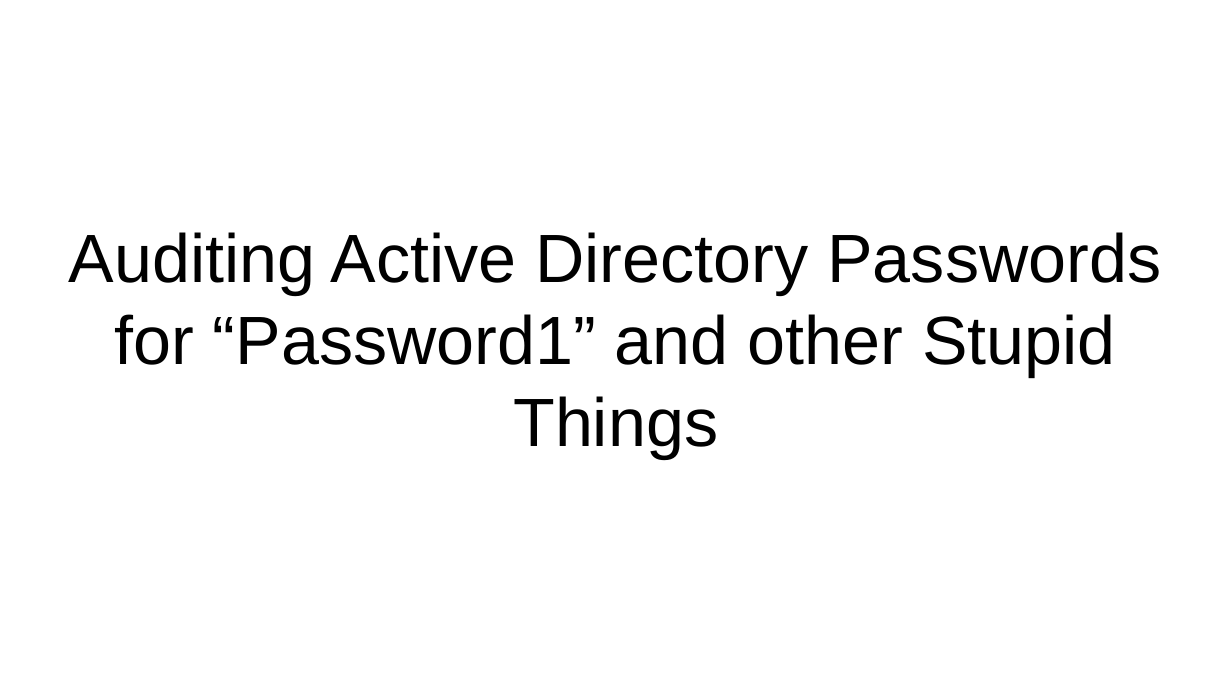
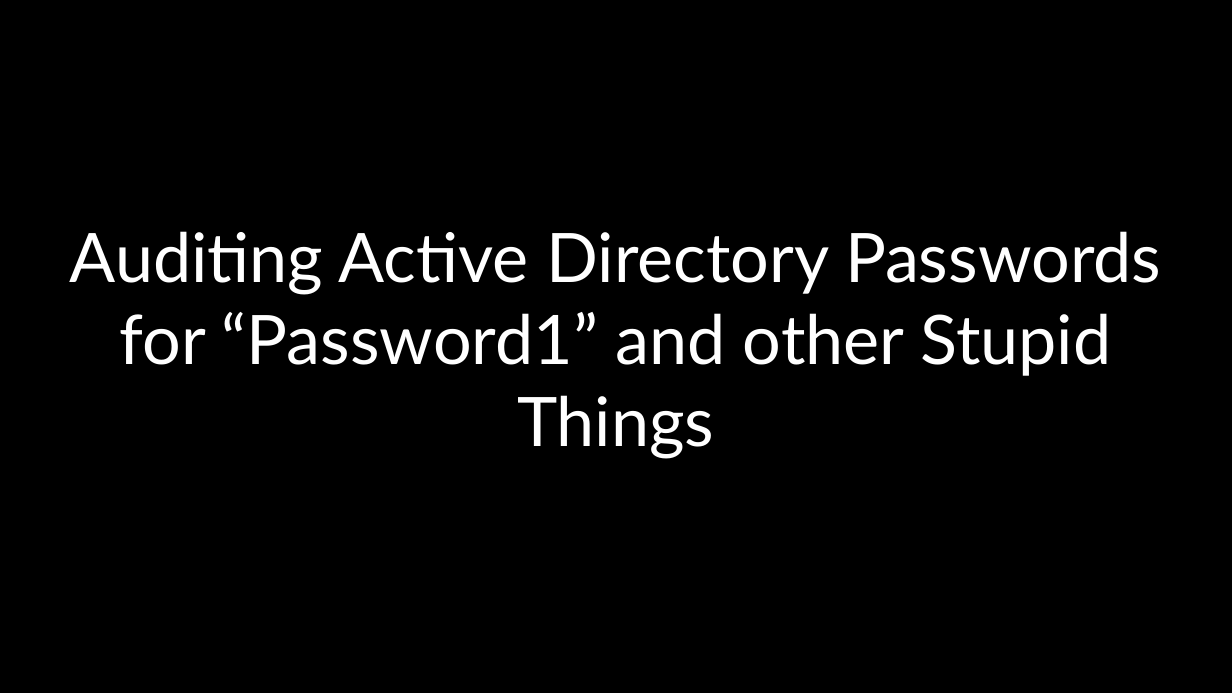
Before and after one commit to theaj42/presentations, a slide deck: slide 3 of AD-password-auditing.odp. Drawn at 1232x693 pixels with LibreOffice and Linux fonts; fonts in the diff are those of the drawing. Boxes give left, top, right and bottom in pixels: in the first picture for what was removed or moved away, otherwise in the second. Text is boxed around its words. In the diff, an @@ line names an element or a change of style, - is before the commit and + after.

Commit message:
Basic formatting

```diff
--- a/AD-password-auditing.odp
+++ b/AD-password-auditing.odp
@@ background #FFFFFF to #000000 @@
@@ title "Auditing Active Directory Passwords for ..." at [70, 231, 1161, 459]: font Arial to Lato, text colour #000000 to #FFFFFF @@
```
Also in this commit, not shown: 49 other slides changed.
